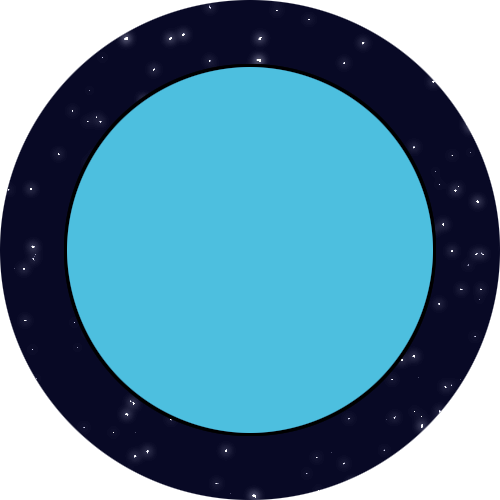
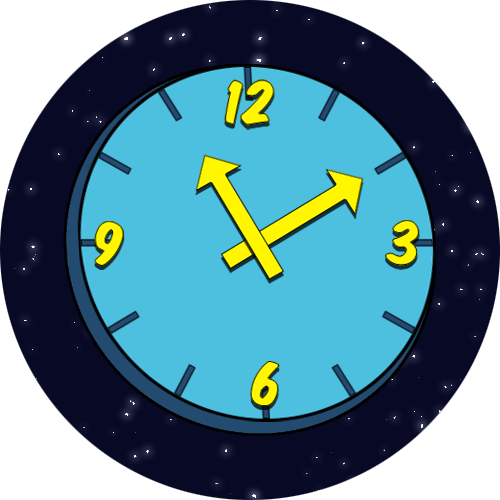
Revision of a layered 500px x 500px image; what changed, layer by layer:
added layer "Short Arm" above "Long Arm" over [194, 153, 285, 280]
added layer "Long Arm" above "12" over [221, 168, 364, 270]
added layer "12" above "3" over [223, 79, 275, 126]
added layer "3" above "6" over [385, 220, 421, 266]
added layer "6" above "9" over [250, 361, 280, 406]
added layer "9" above "Clock Face Ticks" over [94, 221, 125, 266]
added layer "Clock Face Ticks" above "Clock Face Light" over [80, 67, 433, 419]
painted on "Clock Face Light" over [64, 64, 437, 436]
painted on "Clock Face Dark" over [63, 64, 437, 436]
